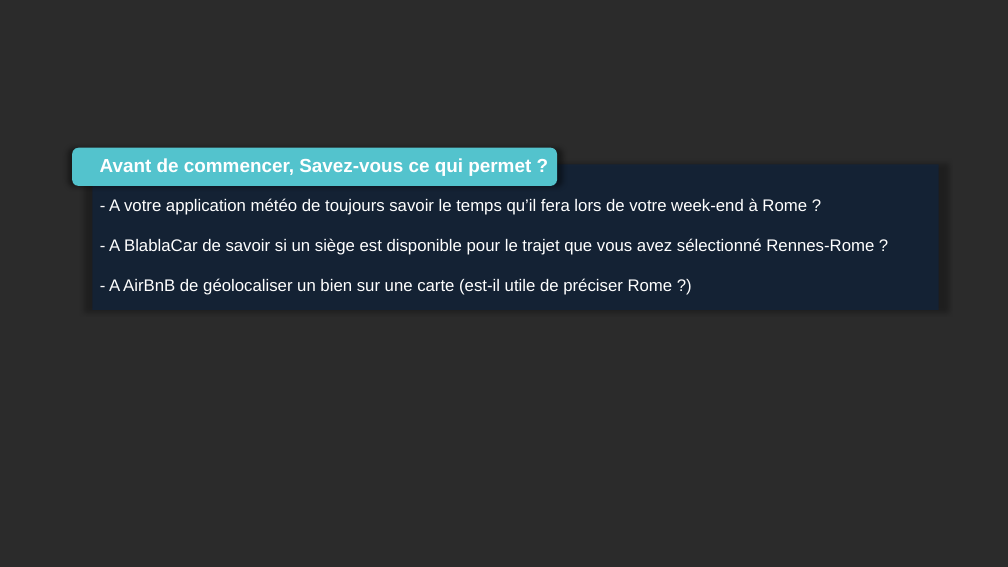
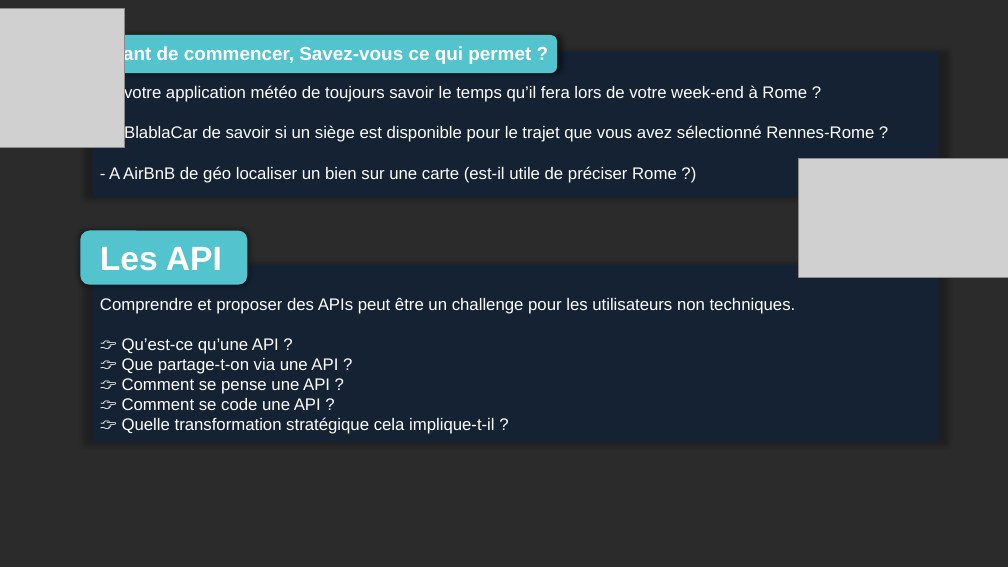
Before and after one commit to Mario-35/api-prestentation, a slide deck: slide 3 of prestentation.pptx. Drawn at 1008x567 pixels with LibreOffice and Linux fonts; fonts in the diff are those of the drawing; grey boxes stand for pictures; background and template pictures are left out; a plain dark background stands for a picture behind light text. Boxes give left, top, right and bottom in pixels: in the first picture for what was removed or moved away, otherwise in the second. Text is boxed around its words. In the diff, an @@ line names an element or a change of style, - is before the commit and + after.

```diff
--- a/prestentation.pptx
+++ b/prestentation.pptx
@@ picture added at bbox=[0, 8, 124, 147] @@
@@ rounded rectangle: place and size @@
-rounded rectangle at bbox=[72, 147, 557, 186]
+rounded rectangle at bbox=[72, 35, 557, 73]
@@ text "Avant de commencer, Savez-vous ce ...": place and size @@
-text "Avant de commencer, Savez-vous ce ..." at bbox=[100, 158, 531, 176]
+text "Avant de commencer, Savez-vous ce ..." at bbox=[100, 45, 531, 64]
@@ rectangle: place and size @@
-rectangle at bbox=[92, 164, 938, 309]
+rectangle at bbox=[92, 51, 938, 197]
@@ text "- A votre application météo ...": place and size @@
-text "- A votre application météo ..." at bbox=[109, 198, 874, 295]
+text "- A votre application météo ..." at bbox=[109, 84, 874, 183]
@@ text at bbox=[109, 166, 677, 183]: spaces changed @@
-- A AirBnB de géolocaliser un bien sur une carte (est-il utile de préciser Rome ?)
+- A AirBnB de géo localiser un bien sur une carte (est-il utile de préciser Rome ?)
@@ picture added at bbox=[799, 158, 1008, 277] @@
@@ rounded rectangle added at bbox=[80, 231, 247, 285], fill #53C3CD @@
@@ rectangle added at bbox=[92, 265, 938, 442], fill #0F243E at 70% opacity @@
@@ text added at bbox=[100, 247, 222, 271], 32 pt, text #FFFFFF, bold @@
+Les API
@@ text added at bbox=[100, 297, 796, 434], 16 pt, text #FFFFFF @@
+Comprendre et proposer des APIs peut être un challenge pour les utilisateurs non techniques.
+👉 Qu’est-ce qu’une API ?
+👉 Que partage-t-on via une API ?
+👉 Comment se pense une API ?
+👉 Comment se code une API ?
+👉 Quelle transformation stratégique cela implique-t-il ?
```
Also in this commit, not shown: 10 other slides changed, 6 slides added, 2 slides removed, 19 other files.
